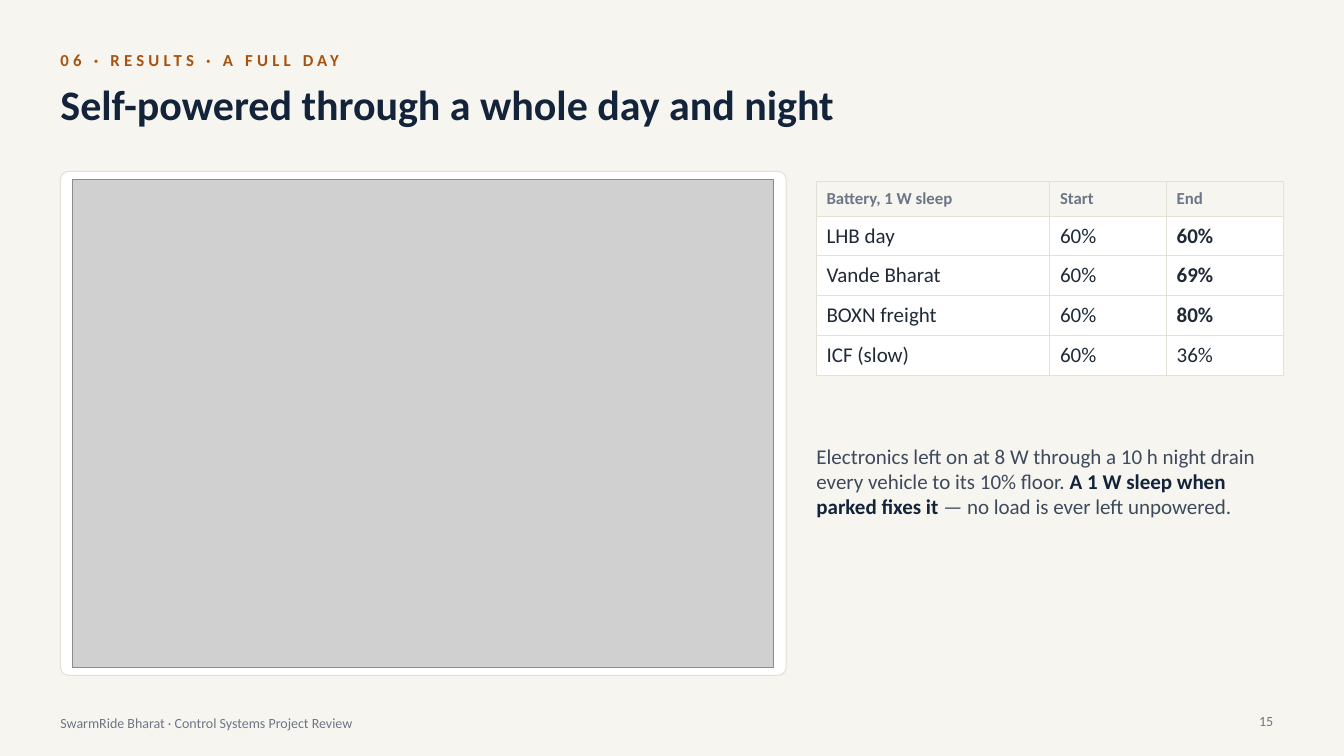
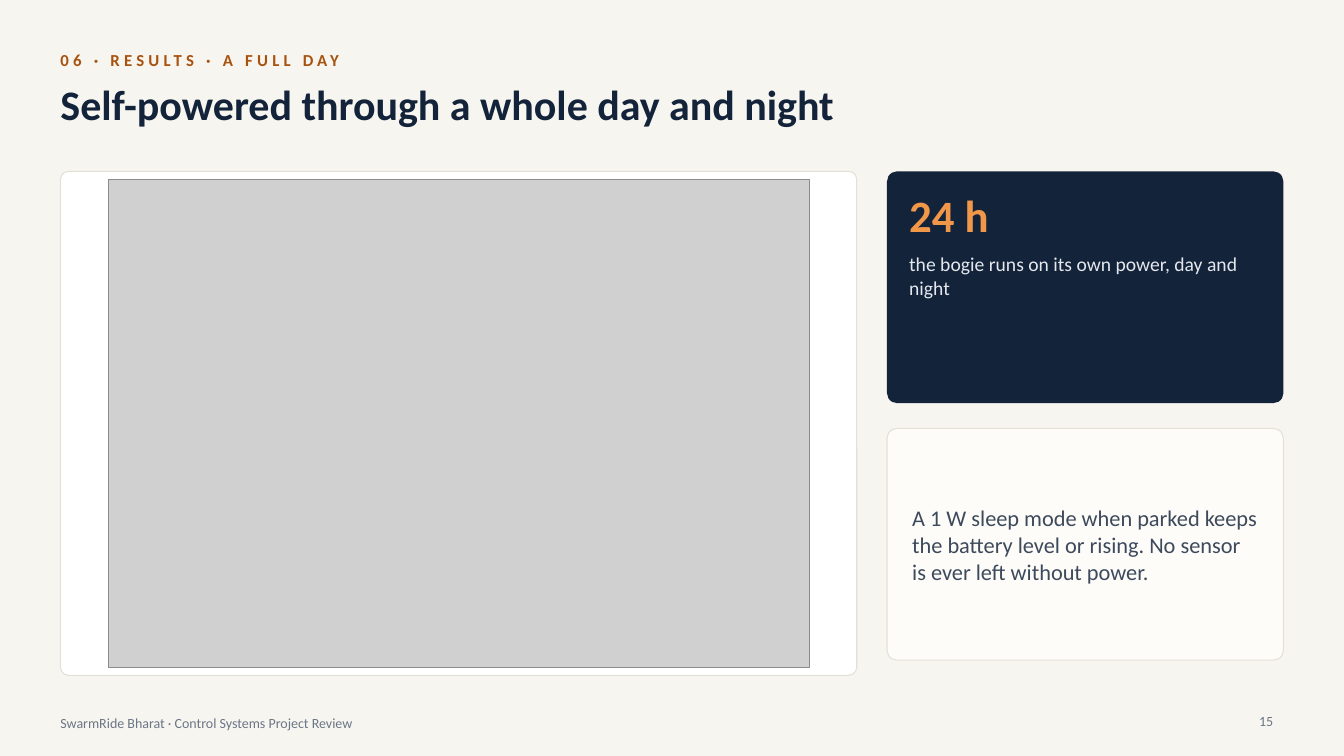
Before and after one commit to Sangeeth0301/SwarmRide-Bharat, a slide deck: slide 15 of presentation/SwarmRide_Bharat_Project_Review.pptx. Drawn at 1344x756 pixels with LibreOffice and Linux fonts; fonts in the diff are those of the drawing; grey boxes stand for pictures. Boxes give left, top, right and bottom in pixels: in the first picture for what was removed or moved away, otherwise in the second. Text is boxed around its words. In the diff, an @@ line names an element or a change of style, - is before the commit and + after.

```diff
--- a/presentation/SwarmRide_Bharat_Project_Review.pptx
+++ b/presentation/SwarmRide_Bharat_Project_Review.pptx
@@ rounded rectangle: place and size @@
-rounded rectangle at (60,171,786,676)
+rounded rectangle at (60,171,857,676)
@@ picture: place and size @@
-picture at (73,179,773,667)
+picture at (108,179,809,667)
@@ rounded rectangle added at (887,171,1284,403), fill #13233A @@
@@ table removed at (817,181,1285,369), 5 rows, 3 columns @@
-Battery, 1 W sleep | Start | End
-LHB day | 60% | 60%
-Vande Bharat | 60% | 69%
-BOXN freight | 60% | 80%
-ICF (slow) | 60% | 36%
@@ text added at (909,200,989,232), 32 pt, text #F0974A, bold @@
+24 h
@@ text added at (909,257,1237,299), 14 pt, text #E4E8EE @@
+the bogie runs on its own power, day and night
@@ rounded rectangle added at (887,429,1284,660), fill #FDFCF9, outline #E3E0D6 0.75 pt @@
@@ text "A 1 W sleep mode ..." at (912,510,1257,584): vertical alignment top to middle @@
@@ text at (912,510,1257,584): text changed; size 15 to 16 pt @@
-Electronics left on at 8 W through a 10 h night drain every vehicle to its 10% floor. A 1 W sleep when parked fixes it — no load is ever left unpowered.
+A 1 W sleep mode when parked keeps the battery level or rising. No sensor is ever left without power.
```
Also in this commit, not shown: 5 other slides changed, 1 slide added, 1 slide removed.
